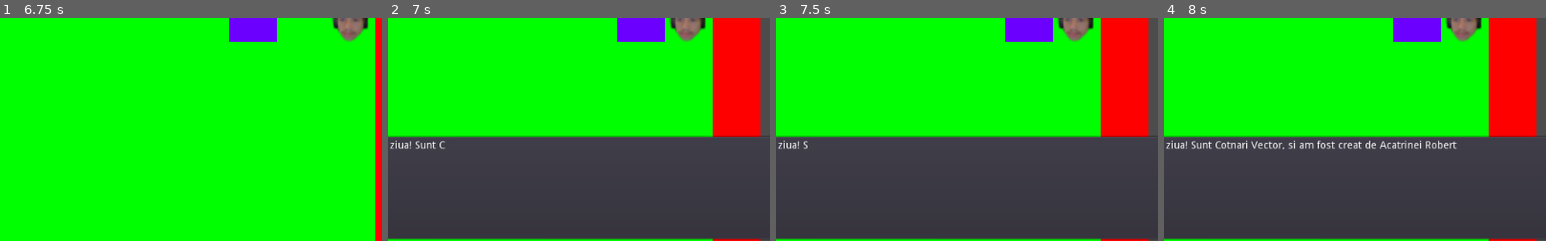
Above: before the commit, frames 1-4 (left to right).
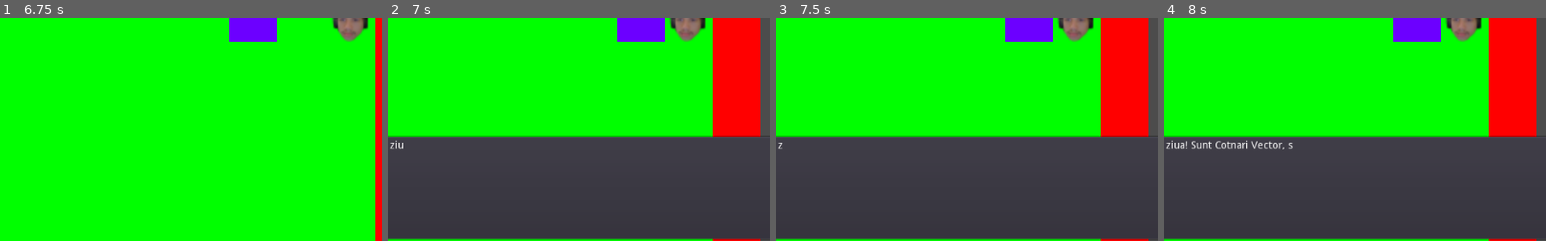
Above: after the commit, the same moments.

Repository: RobBobBot/Gameoff2022
Game: Godot game, scene res://Scenes/Main.tscn
The game is run twice, just before and just after one commit, with the same random seed, the same clock (stepped at 60 frames per second) and the same inputs.
Inputs:
- Up to frame 1 (6.75 s): tap Enter at 0.5, 2, 3.5 s; hold E (interact) 0.53-1.28 s; hold W (move_up) 0.53-2.03 s; tap Space at 1.25, 2.75 s; tap E (interact) every 1.5 s from 1.35 to 5.85 s; hold E (interact) 2.03-2.78 s; hold A (move_left) 2.03-3.53 s; hold S (move_down) 3.53-4.28 s; hold E (interact) 3.53-4.28 s; hold D (move_right) 4.28-5.03 s; hold W (move_up) 5.03-5.78 s; hold E (interact) 5.03-5.78 s; hold D (move_right) from 5.78 s (still down); hold E (interact) from 6.53 s (still down)
- Up to frame 2 (7 s): keep holding D (move_right); keep holding E (interact)
- Up to frame 3 (7.5 s): keep holding D (move_right); tap Space at 7.25 s; release E (interact) at 7.28 s; tap E (interact) at 7.35 s
- Up to frame 4 (8 s): keep holding D (move_right)
The pictures show only the part of the screen within x 17-67%, y 50-100%; the shares and areas given below are measured in that part.

Frame 1 is identical in both runs. In frame 2, 0.2% of the frame differs, in the area x 4-15%, y 55-59%; in frame 3, 0.1%; in frame 4, 0.7%, in the area x 34-77%, y 54-59%.

Commit message:
made portrait stop moving

Diff:
--- /dev/null
+++ b/Scenes/AnimationController.gd
@@ -0,0 +1,12 @@
+extends AnimatedSprite
+
+
+
+func _on_Tween_tween_started(object, key):
+	playing=true
+
+
+func _on_Tween_tween_completed(object, key):
+	frame=0;
+	playing=false
+	pass # Replace with function body.
--- a/Scenes/DialogWindow.tscn
+++ b/Scenes/DialogWindow.tscn
@@ -1,6 +1,7 @@
-[gd_scene load_steps=2 format=2]
+[gd_scene load_steps=3 format=2]
 
 [ext_resource path="res://Assets/Frames/Victor.tres" type="SpriteFrames" id=1]
+[ext_resource path="res://Scenes/AnimationController.gd" type="Script" id=2]
 
 [node name="DialogWindow" type="PanelContainer"]
 anchor_right = 1.0
@@ -25,6 +26,7 @@
 frames = ExtResource( 1 )
 frame = 1
 playing = true
+script = ExtResource( 2 )
 
 [node name="TextureRect" type="TextureRect" parent="HBoxContainer/CenterContainer"]
 margin_right = 128.0
@@ -40,3 +42,6 @@
 margin_bottom = 14.0
 size_flags_vertical = 0
 text = "Buna ziua! Sunt Cotnari Vector, si am fost creat de Acatrinei Robert-Marian pentru a testa fereastra de dialog!"
+
+[connection signal="tween_completed" from="Tween" to="HBoxContainer/CenterContainer/AnimatedSprite" method="_on_Tween_tween_completed"]
+[connection signal="tween_started" from="Tween" to="HBoxContainer/CenterContainer/AnimatedSprite" method="_on_Tween_tween_started"]
--- a/Scripts/UI.gd
+++ b/Scripts/UI.gd
@@ -4,7 +4,7 @@
 	Stats.inCutscene=true
 	get_node("DialogWindow").visible=true
 	var tween:Tween=get_node("DialogWindow/Tween")
-	tween.interpolate_property(get_node("DialogWindow/HBoxContainer/Label"),"percent_visible",0,1,1)
+	tween.interpolate_property(get_node("DialogWindow/HBoxContainer/Label"),"percent_visible",0,1,2)
 	tween.start()
 
 func _process(delta):
